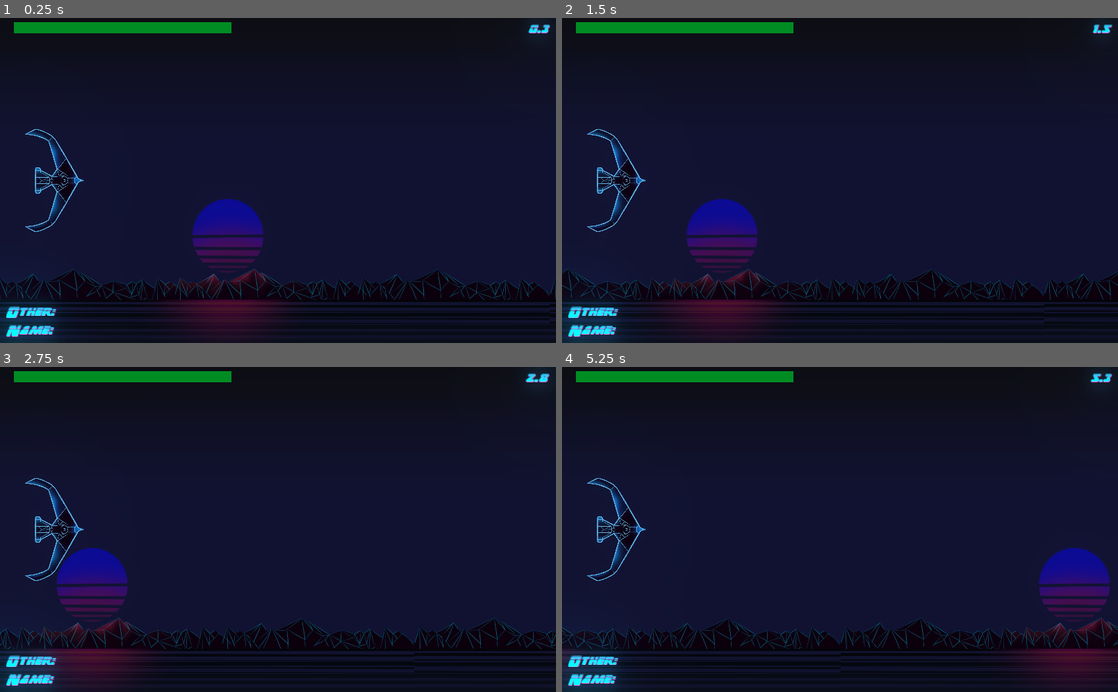
Above: before the commit, frames 1-4 (two rows, left to right).
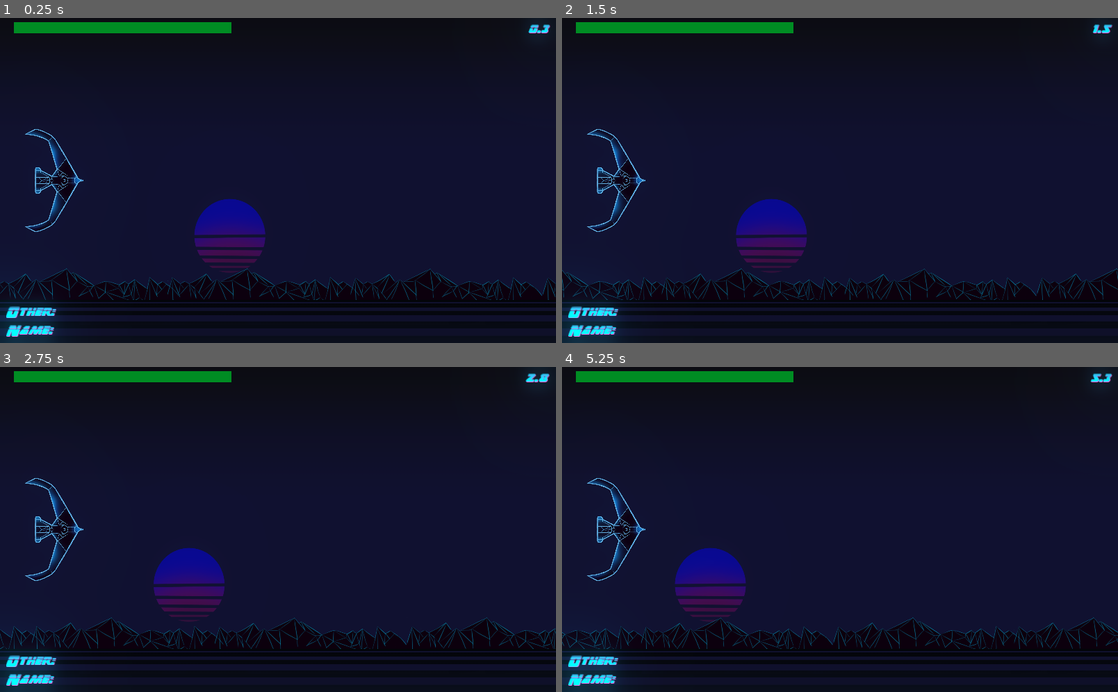
Above: after the commit, the same moments.

Repository: Joniras/MoustacheDesinfectant
Game: Godot game, scene res://Scenes/Game/Game.tscn
Two runs of this game, one before a commit and one after it. Both use one fixed random seed, a clock stepped at 60 frames per second and the inputs below. This scene is started directly instead of the project's main scene.
Inputs (mouse positions are in pixels of both pictures, inside the frame that each line leads up to):
- Up to frame 1 (0.25 s): no input
- Up to frame 2 (1.5 s): move the mouse to (962, 164) at 0.52 s; click (962, 164) at 0.67 s; move the mouse to (728, 196) at 1.27 s; click (728, 196) at 1.42 s
- Up to frame 3 (2.75 s): move the mouse to (333, 458) at 2.02 s; click (333, 458) at 2.17 s
- Up to frame 4 (5.25 s): move the mouse to (812, 594) at 2.77 s; click (812, 594) at 2.92 s; move the mouse to (1006, 578) at 3.52 s; click (1006, 578) at 3.67 s; move the mouse to (673, 480) at 4.27 s; click (673, 480) at 4.42 s; move the mouse to (867, 529) at 5.02 s; click (867, 529) at 5.17 s

The runs differ from the first frame. In frame 1, 5.2% of the frame differs, in the area x 0-100%, y 55-99%; in frame 2, 8.1%; in frame 3, 8.7%; in frame 4, 8.8%.
Error in both runs: Invalid type in function 'set_network_master' in base 'Area2D (Player.tscn::1)'. Cannot convert argument 1 from Nil to int.

Commit message:
Parallax BG

Diff:
--- a/Scenes/Game/Game.tscn
+++ b/Scenes/Game/Game.tscn
@@ -1,8 +1,11 @@
-[gd_scene load_steps=12 format=2]
-
-[ext_resource path="res://assets/bg/background_cp_sun.png" type="Texture" id=1]
+[gd_scene load_steps=18 format=2]
+
+[ext_resource path="res://assets/bg/parallax/background_l2.png" type="Texture" id=1]
 [ext_resource path="res://assets/enemies/virus_state_2.png" type="Texture" id=2]
 [ext_resource path="res://fonts/thunderstrike/thunderstrikehalf.ttf" type="DynamicFontData" id=3]
+[ext_resource path="res://assets/bg/parallax/background_l4.png" type="Texture" id=4]
+[ext_resource path="res://assets/bg/parallax/background_l1.png" type="Texture" id=5]
+[ext_resource path="res://assets/bg/parallax/background_l3.png" type="Texture" id=6]
 
 [sub_resource type="GDScript" id=16]
 script/source = "extends Node2D
@@ -89,6 +92,33 @@
 [sub_resource type="GDScript" id=18]
 script/source = "extends ParallaxLayer
 
+"
+
+[sub_resource type="GDScript" id=21]
+script/source = "extends ParallaxLayer
+
+
+"
+
+[sub_resource type="GDScript" id=22]
+script/source = "extends ParallaxLayer
+
+
+var offset = 0
+
+# Called when the node enters the scene tree for the first time.
+func _ready():
+	pass # Replace with function body.
+
+# Called every frame. 'delta' is the elapsed time since the previous frame.
+func _process(delta):
+	offset -= Config.SPEED*delta*0.3
+	set_motion_offset(Vector2(offset,0))
+"
+
+[sub_resource type="GDScript" id=23]
+script/source = "extends ParallaxLayer
+
 
 var offset = 0
 
@@ -172,10 +202,51 @@
 script = SubResource( 18 )
 
 [node name="TextureRect" type="TextureRect" parent="ParallaxBackground/ParallaxLayer"]
-margin_left = 14.0001
-margin_right = 1038.0
+margin_right = 1024.0
+margin_bottom = 600.0
+texture = ExtResource( 5 )
+expand = true
+stretch_mode = 1
+__meta__ = {
+"_edit_use_anchors_": false
+}
+
+[node name="ParallaxLayer2" type="ParallaxLayer" parent="ParallaxBackground"]
+motion_mirroring = Vector2( 1024, 0 )
+script = SubResource( 21 )
+
+[node name="TextureRect" type="TextureRect" parent="ParallaxBackground/ParallaxLayer2"]
+margin_right = 1024.0
 margin_bottom = 600.0
 texture = ExtResource( 1 )
+expand = true
+stretch_mode = 1
+__meta__ = {
+"_edit_use_anchors_": false
+}
+
+[node name="ParallaxLayer3" type="ParallaxLayer" parent="ParallaxBackground"]
+motion_mirroring = Vector2( 1024, 0 )
+script = SubResource( 22 )
+
+[node name="TextureRect" type="TextureRect" parent="ParallaxBackground/ParallaxLayer3"]
+margin_right = 1024.0
+margin_bottom = 600.0
+texture = ExtResource( 6 )
+expand = true
+stretch_mode = 1
+__meta__ = {
+"_edit_use_anchors_": false
+}
+
+[node name="ParallaxLayer4" type="ParallaxLayer" parent="ParallaxBackground"]
+motion_mirroring = Vector2( 1024, 0 )
+script = SubResource( 23 )
+
+[node name="TextureRect" type="TextureRect" parent="ParallaxBackground/ParallaxLayer4"]
+margin_right = 1024.0
+margin_bottom = 600.0
+texture = ExtResource( 4 )
 expand = true
 stretch_mode = 1
 __meta__ = {
Binary file added: assets/bg/parallax/background_l1.png
Not shown, added: assets/bg/parallax/background_l1.png.import
Binary file added: assets/bg/parallax/background_l2.png
Not shown, added: assets/bg/parallax/background_l2.png.import
Binary file added: assets/bg/parallax/background_l3.png
Not shown, added: assets/bg/parallax/background_l3.png.import
Binary file added: assets/bg/parallax/background_l4.png
Not shown, added: assets/bg/parallax/background_l4.png.import
